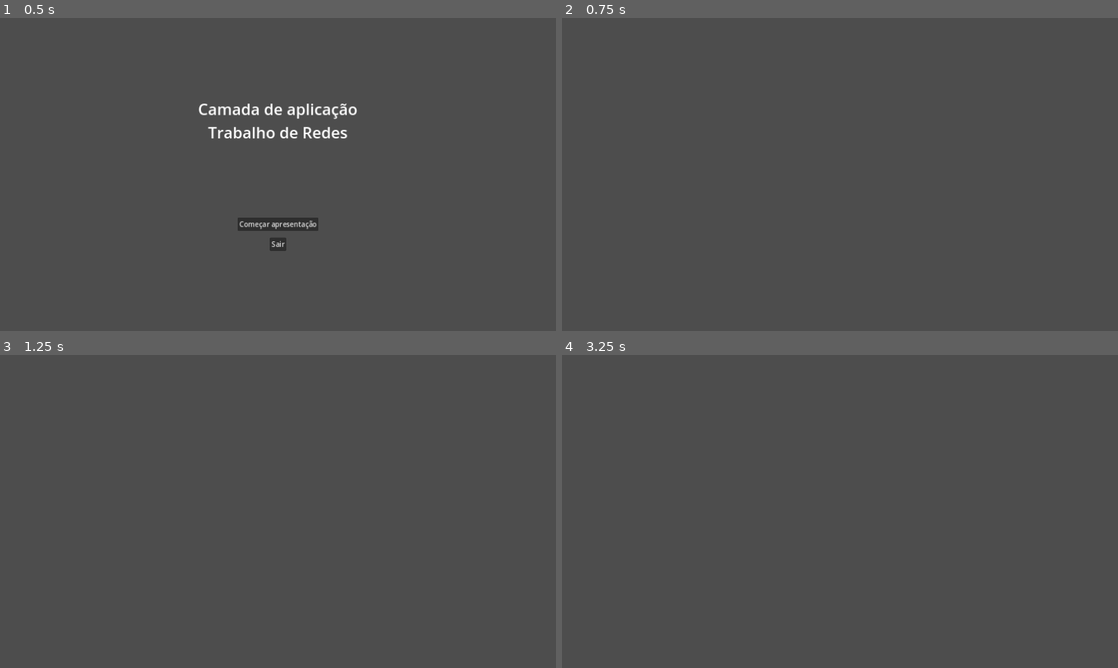
Above: before the commit, frames 1-4 (two rows, left to right).
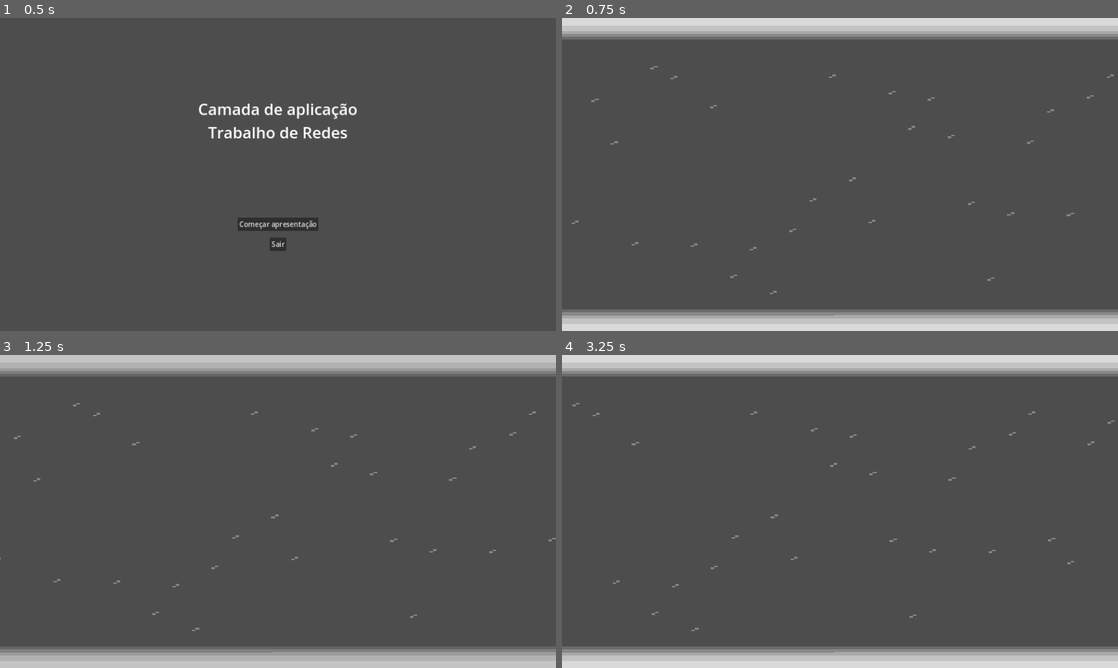
Above: after the commit, the same moments.

Repository: NomikuH8/godot-presentations
Game: Godot game, scene res://scenes/menu.tscn
Same seed, same stepped clock (60 frames per second), same inputs: the game is played once before the commit and once after it. The project has no main scene, so this scene is started directly.
Inputs (mouse positions are in pixels of both pictures, inside the frame that each line leads up to):
- Up to frame 1 (0.5 s): no input
- Up to frame 2 (0.75 s): click "Começar apresentação" at 0.5 s
- Up to frame 3 (1.25 s): no input
- Up to frame 4 (3.25 s): move the mouse to (962, 495) at 1.27 s; move the mouse to (728, 527) at 2.02 s; move the mouse to (895, 442) at 2.77 s

Frame 1 is identical in both runs. In frame 2, 14% of the frame differs, in the area x 0-100%, y 0-100%; in frame 3, 12%; in frame 4, 14%.

Commit message:
adicionado algumas cenas

Diff:
--- /dev/null
+++ b/prefabs/slideshow/SlideshowBlinker.tscn
@@ -0,0 +1,51 @@
+[gd_scene load_steps=6 format=3 uid="uid://b4f6mv66o5eb0"]
+
+[ext_resource type="Texture2D" uid="uid://dw068f32oojdp" path="res://images/blinker/blinker.png" id="1_6fifj"]
+
+[sub_resource type="AnimationNodeBlendTree" id="AnimationNodeBlendTree_83veh"]
+graph_offset = Vector2(-133.985, 13.4216)
+nodes/output/position = Vector2(360, 140)
+
+[sub_resource type="AnimationLibrary" id="AnimationLibrary_3ykj7"]
+
+[sub_resource type="Animation" id="Animation_5vdxv"]
+resource_name = "blinker_blink"
+length = 2.5
+loop_mode = 1
+tracks/0/type = "value"
+tracks/0/imported = false
+tracks/0/enabled = true
+tracks/0/path = NodePath(".:self_modulate")
+tracks/0/interp = 1
+tracks/0/loop_wrap = true
+tracks/0/keys = {
+"times": PackedFloat32Array(0, 2.5),
+"transitions": PackedFloat32Array(1, 1),
+"update": 0,
+"values": [Color(1, 1, 1, 1), Color(1, 1, 1, 0.290196)]
+}
+
+[sub_resource type="AnimationLibrary" id="AnimationLibrary_7hbs0"]
+_data = {
+"blinker_blink": SubResource("Animation_5vdxv")
+}
+
+[node name="SlideshowBlinker" type="Node2D"]
+
+[node name="Sprite2D" type="Sprite2D" parent="."]
+texture_filter = 1
+texture_repeat = 2
+scale = Vector2(82, 6.5)
+texture = ExtResource("1_6fifj")
+
+[node name="AnimationTree" type="AnimationTree" parent="Sprite2D"]
+tree_root = SubResource("AnimationNodeBlendTree_83veh")
+anim_player = NodePath("../AnimationPlayer")
+active = true
+
+[node name="AnimationPlayer" type="AnimationPlayer" parent="Sprite2D"]
+autoplay = "blinker/blinker_blink"
+libraries = {
+"": SubResource("AnimationLibrary_3ykj7"),
+"blinker": SubResource("AnimationLibrary_7hbs0")
+}
--- /dev/null
+++ b/prefabs/slideshow/SlideshowParticles.tscn
@@ -0,0 +1,27 @@
+[gd_scene load_steps=3 format=3 uid="uid://upvucuou2f1j"]
+
+[ext_resource type="Texture2D" uid="uid://dvmkrgoxvfa5r" path="res://images/particles/particle_slide.png" id="1_v7qxf"]
+
+[sub_resource type="ParticleProcessMaterial" id="ParticleProcessMaterial_1wpq1"]
+emission_shape = 3
+emission_box_extents = Vector3(1, 325.08, 1)
+particle_flag_disable_z = true
+spread = 0.0
+gravity = Vector3(0, 0, 0)
+initial_velocity_min = 80.0
+initial_velocity_max = 80.0
+orbit_velocity_min = 0.0
+orbit_velocity_max = 0.0
+scale_min = 4.1
+scale_max = 4.1
+
+[node name="SlideshowParticles" type="Node2D"]
+
+[node name="GPUParticles2D" type="GPUParticles2D" parent="."]
+texture_filter = 1
+rotation = 3.14159
+amount = 30
+process_material = SubResource("ParticleProcessMaterial_1wpq1")
+texture = ExtResource("1_v7qxf")
+lifetime = 19.0
+preprocess = 19.0
--- /dev/null
+++ b/prefabs/slideshow/SlideshowToolbar.tscn
@@ -0,0 +1,18 @@
+[gd_scene load_steps=2 format=3 uid="uid://drwd1q1oipqfa"]
+
+[ext_resource type="Script" path="res://scripts/slideshow/SlideshowToolbar.gd" id="1_1n3ms"]
+
+[node name="SlideshowToolbar" type="Control"]
+layout_mode = 3
+anchors_preset = 15
+anchor_right = 1.0
+anchor_bottom = 1.0
+grow_horizontal = 2
+grow_vertical = 2
+script = ExtResource("1_1n3ms")
+toolbarAppearThreshold = 100
+
+[node name="PanelContainer" type="PanelContainer" parent="."]
+layout_mode = 0
+offset_right = 1280.0
+offset_bottom = 107.0
--- a/scenes/menu.tscn
+++ b/scenes/menu.tscn
@@ -1,6 +1,6 @@
 [gd_scene load_steps=5 format=3 uid="uid://b0bnu6i2tkqgn"]
 
-[ext_resource type="PackedScene" uid="uid://bjnltkt4tg7x4" path="res://prefabs/MenuParticles.tscn" id="1_x583m"]
+[ext_resource type="PackedScene" uid="uid://bjnltkt4tg7x4" path="res://prefabs/menu/MenuParticles.tscn" id="1_x583m"]
 [ext_resource type="Script" path="res://scripts/menu/menuController.gd" id="2_42kkl"]
 [ext_resource type="PackedScene" uid="uid://b6cf3b6h8e6lt" path="res://scenes/slideshow.tscn" id="3_tlfp7"]
 
--- a/scenes/slideshow.tscn
+++ b/scenes/slideshow.tscn
@@ -1,3 +1,26 @@
-[gd_scene format=3 uid="uid://b6cf3b6h8e6lt"]
+[gd_scene load_steps=3 format=3 uid="uid://b6cf3b6h8e6lt"]
+
+[ext_resource type="PackedScene" uid="uid://upvucuou2f1j" path="res://prefabs/slideshow/SlideshowParticles.tscn" id="1_pdjoh"]
+[ext_resource type="PackedScene" uid="uid://b4f6mv66o5eb0" path="res://prefabs/slideshow/SlideshowBlinker.tscn" id="2_n6jdq"]
 
 [node name="slideshow" type="Node"]
+
+[node name="background" type="Node2D" parent="."]
+
+[node name="TopBlinker" parent="background" instance=ExtResource("2_n6jdq")]
+position = Vector2(635, 37)
+rotation = -3.14159
+
+[node name="DownBlinker" parent="background" instance=ExtResource("2_n6jdq")]
+position = Vector2(635, 684)
+rotation = -6.28319
+
+[node name="SlideshowParticles" parent="background" instance=ExtResource("1_pdjoh")]
+position = Vector2(1320, 357)
+scale = Vector2(0.9, 0.9)
+
+[node name="Control" type="Control" parent="."]
+layout_mode = 3
+anchors_preset = 0
+offset_right = 40.0
+offset_bottom = 40.0
--- /dev/null
+++ b/scripts/slideshow/SlideshowToolbar.gd
@@ -0,0 +1,16 @@
+extends Control
+
+@export var toolbarAppearThreshold: int
+
+# Called when the node enters the scene tree for the first time.
+func _ready():
+	pass # Replace with function body.
+
+
+# Called every frame. 'delta' is the elapsed time since the previous frame.
+func _process(delta):
+	pass
+
+func _input(event):
+	if event is InputEventMouseMotion:
+		$PanelContainer.visible = event.position.y < toolbarAppearThreshold
Binary file added: images/blinker/blinker.png
Not shown, added: images/blinker/blinker.png.import
Renamed: prefabs/MenuParticles.tscn -> prefabs/menu/MenuParticles.tscn
